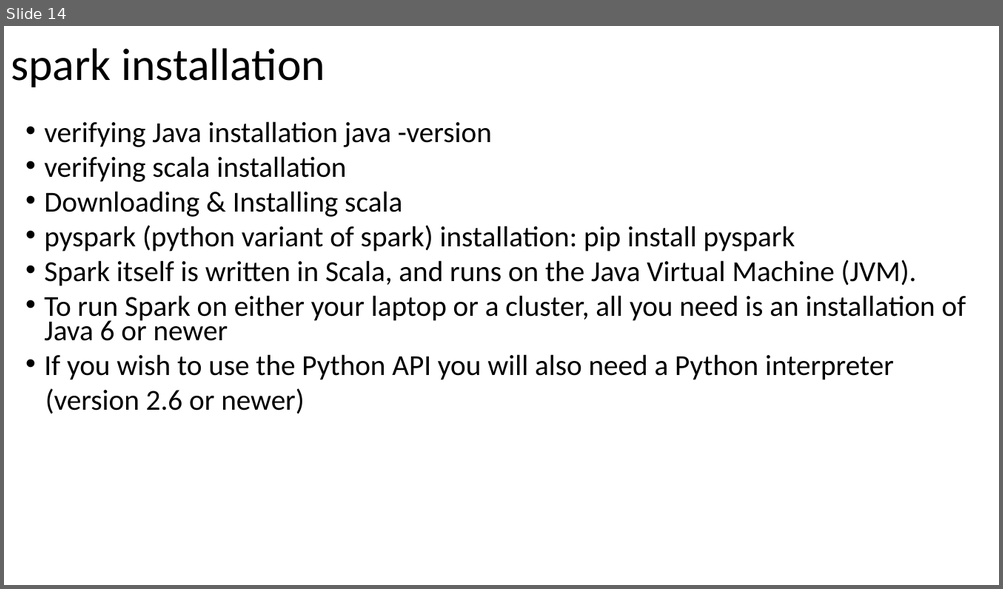
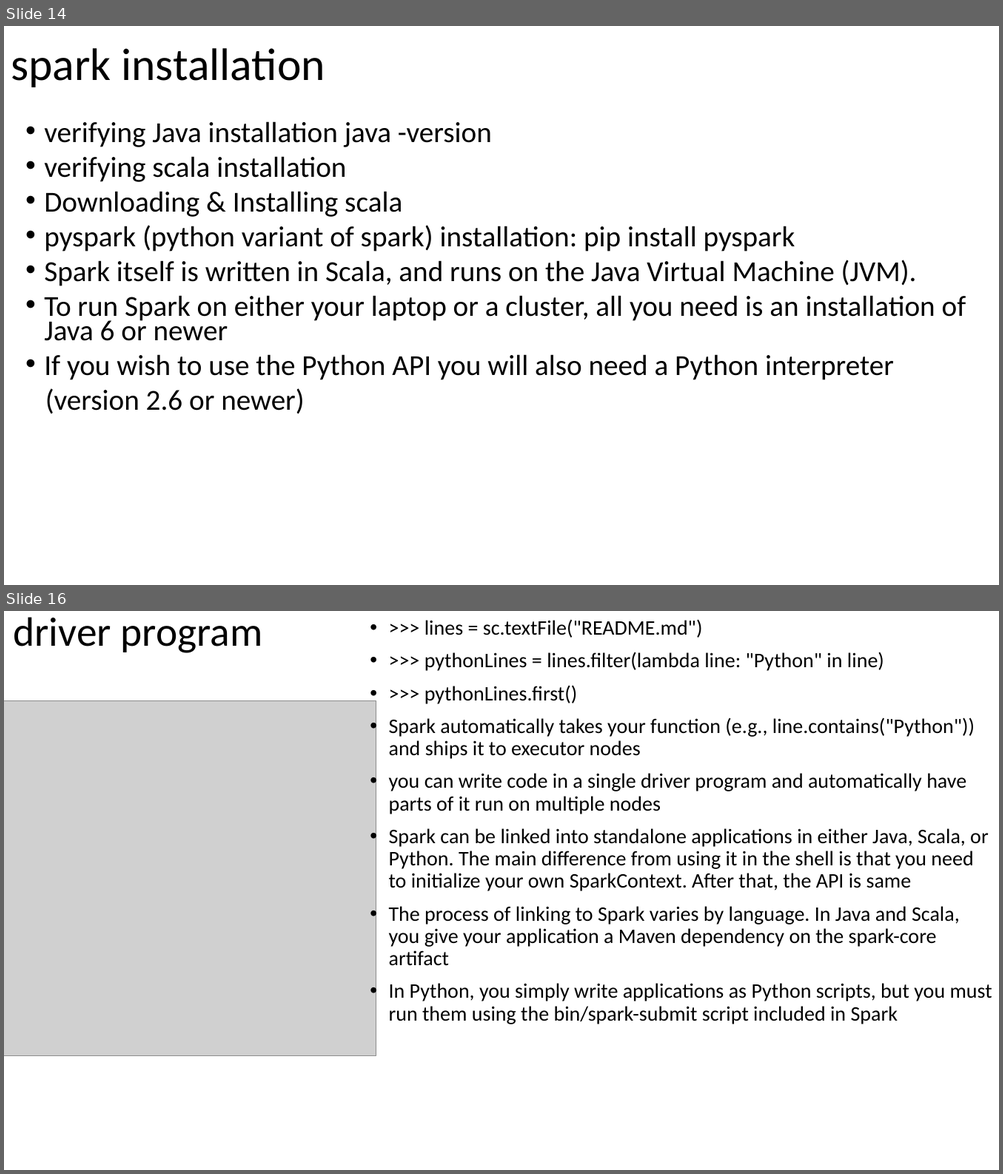
Before and after one commit to krishxx/spark, a slide deck: docs/understanding_spark.pptx. Shown one above the other, each under a label of ours: slide 14 before the commit, slides 14 and 16 after it; the slides between them are not shown. The pictures are 1003x589 and 1003x1174 pixels, drawn with LibreOffice and Linux fonts; fonts in the diff are those of the drawing; grey boxes stand for pictures. Boxes give left, top, right and bottom in pixels: in the first picture for what was removed or moved away, otherwise in the second. Text is boxed around its words. In the diff, an @@ line names an element or a change of style, - is before the commit and + after.

```diff
--- a/docs/understanding_spark.pptx
+++ b/docs/understanding_spark.pptx
@@ slide 16 added at <box>4,611,999,1170</box>, background #FFFFFF @@
@@ title added at <box>14,617,262,653</box>, 39.6 pt, text #000000 @@
+driver program
@@ text added at <box>389,619,992,1025</box>, 20 pt, text #000000 @@
+• >>> lines = sc.textFile("README.md")
+• >>> pythonLines = lines.filter(lambda line: "Python" in line)
+• >>> pythonLines.first()
+• Spark automatically takes your function (e.g., line.contains("Python")) and ships it to executor nodes
+• you can write code in a single driver program and automatically have parts of it run on multiple nodes
+• Spark can be linked into standalone applications in either Java, Scala, or Python. The main difference from using it in the shell is that you need to initialize your own SparkContext. After that, the API is same
+• The process of linking to Spark varies by language. In Java and Scala, you give your application a Maven dependency on the spark-core artifact
+• In Python, you simply write applications as Python scripts, but you must run them using the bin/spark-submit script included in Spark
@@ picture added at <box>4,701,376,1056</box> @@
```
Also in this commit, not shown: 1 slide changed, 1 other slide added, 4 other files.
